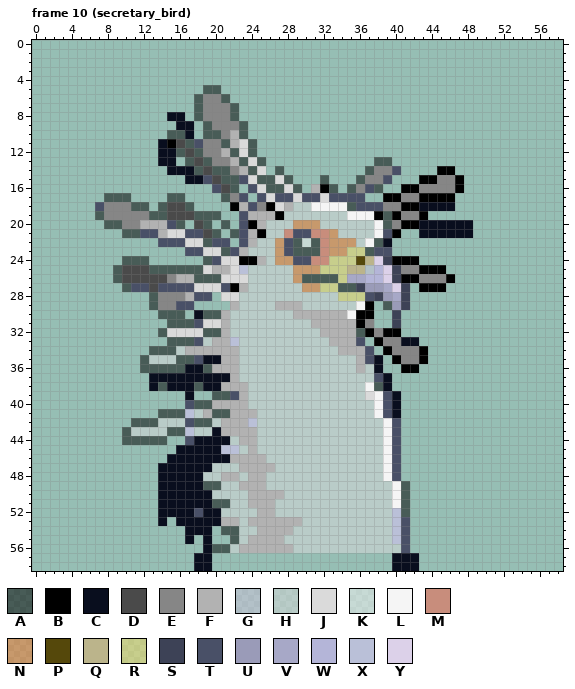
One commit to this pixel-art file: sprites/side-character/side_characters.ase. That is the earlier state.
59x59 pixels, 31 frames. Colours within 5 levels of each other are drawn and written as one. Shown: frame 10 (secretary_bird). The commit also changed other frames, which this record leaves out.
Visible layers, top first: "Layer 4", "Layer 3", "Layer 2", "Layer 8", "Layer 7", "Layer 6", "Eye", "Muzzle", "Base".
Palette (. is transparent): A #00000084  B #000000  C #090e1e  D #4a4a4a  E #868686  F #b2b2b2  G #cec4da84  H #dadada84  J #dadada  K #f4f4f484  L #f5f5f5  M #c88d7c  N #f4772984  P #55480b  Q #bbb48b  R #f4dc6684  S #3d4256  T #495067  U #9a9bb8  V #a7a8c7  W #b4b5d8  X #bac0d8  Y #dcd1e9
Pixels before, frame 10 (secretary_bird) (only the part around the change), first column x 0:
 0 ...........................................................
 1 ...........................................................
 2 ...........................................................
 3 ...........................................................
 4 ...........................................................
 5 ...................AA......................................
 6 ..................AEEA.....................................
 7 ..................AEEEA....................................
 8 ...............CC.AEEEA....................................
 9 ................CC.AEEEA...................................
10 ...............AAC.AAEFA...................................
11 ..............CBDATEEAFJA..................................
12 ..............CCADAEEFAJA..................................
13 ..............CC.ADAEEFAJA............AA...................
14 ...............CCCADAAEFAJ.A.........AEET....BB............
15 .................CCTDAATJAAJA...A...AEET...BBEEB...........
16 ....................TDA.TJAAJA.FBA.AETA..BBEEEEB...........
17 ........AAA....AA....AET.TJTTJTTJTTTT..BBEEBBBB............
18 .......TEEEAA.ADDA....BFTEBJFHHLLLLATTTEEBBCCCC............
19 .......AEEEEEAADDDAAA..TFFFBHHHHHHHLLLBABEEB...............
20 ........AAEEFFFTA.DA.A.TBFHHHNNNHHHHHHLAEBBCCCCCC..........
21 ..........AATTFJJTTDA.ATFBHHMTTMMNHHHHLTB..CCCCCC..........
22 ..............TTTJJATT.TFHHNTAKAMNNNHLAC...................
23 .................TTJJATFHHHNTAAAMNNRRATT...................
24 ..........AAA......ATJJBBFHNNTTMMRRRPQYSBBB................
25 .........ADDDAAAAAAJFFJXHHHHHNNNRRRQQGWYSEEBBB.............
26 .........ADDDDDEFFAAAJJJHHHHHNAAAARVVWWYSBBEEEB............
27 ..........ATTDTTTTJJJTBFHHHHHHNNRRAASUUVYS.BBB.............
28 .............AEEEFTT.JJHHHHHHHHHHHRRRTSUVS.................
29 .............AEETT....FHHHHFFFHHHHHHLB.AUS.................
30 ..............AAA.CAAFHHHHHHHFFFFFFLBB..S..................
31 ...............AAATJJFHHHHHHHHHFFFFFBE..S..................
32 ..............AJJJJAAFHHHHHHHHHHFFFFABEBB..................
33 ...............AAATHFFXHHHHHHHHHHFFFT.BEECC................
34 .............AAAHFFFFFFHHHHHHHHHHHFFFT.BEEEB...............
35 ............AHHHAATCCFFHHHHHHHHHHHHHFTC.BEEB...............
36 ............AAAAACCAFFFHHHHHHHHHHHHHFHC..BB................
37 .............CCCCCCCCCFHHHHHHHHHHHHHHHTC...................
38 .............CACCCACCFFFHHHHHHHHHHHHHLAC...................
39 .................C..AATFHHHHHHHHHHHHHJLTC..................
40 .................TAAFFFFHHHHHHHHHHHHHHLTC..................
41 ..............AAAXHFAAFFFHHHHHHHHHHHHHLTC..................
42 ...........AAAHHHTAAHFFFXHHHHHHHHHHHHHHLT..................
43 ..........AHHHHAAXHHCFFFFHHHHHHHHHHHHHHLT..................
44 ..........AAAAA..TCCCCHFFHHHHHHHHHHHHHHLT..................
45 ................CCCCCXXHFHHHHHHHHHHHHHHLT..................
46 ...............CCCCCCCFFFFHHHHHHHHHHHHHLT..................
47 ..............CCCCCCHHHFFFFHHHHHHHHHHHHLT..................
48 ..............CCCCCHHFFHFFHHHHHHHHHHHHHLT..................
49 ..............CCCCCAAHHFFFHHHHHHHHHHHHHHLA.................
50 ..............CCCCCCHHHHFFFFHHHHHHHHHHHHLA.................
51 ..............CCCCCCAAHHFFFHHHHHHHHHHHHHLA.................
52 ..............CCCCTCCHHHHFFHHHHHHHHHHHHHXA.................
53 ..............C.CCCCCFFHFFFFFFHHHHHHHHHHXT.................
54 .................CCC.AAHHFFFFHHHHHHHHHHHXT.................
55 .................C.C..AHFFFFHHHHHHHHHHHHXT.................
56 ...................CAAHFFFFFFHHHHHHHHHHHHT.................
57 ..................CC....................CCC................
58 ..................CC....................CCC................
After:
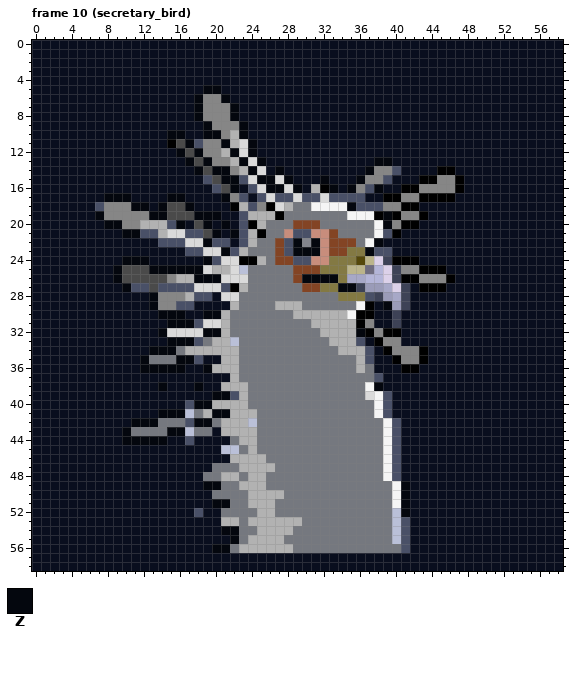
Colours new in this view: Z #04070e
Diff:
layer "Stick" now shown
colour G: #cec4da84 -> #6f6c7f
colour H: #dadada84 -> #75787f
colour K: #f4f4f484 -> #83858d
colour N: #f4772984 -> #834424
colour R: #f4dc6684 -> #837943
Frame 10 (secretary_bird), layer "Stick":
y 0..4: x 0..58 ........................................................... -> CCCCCCCCCCCCCCCCCCCCCCCCCCCCCCCCCCCCCCCCCCCCCCCCCCCCCCCCCCC
y 5: x 0..58 ...................AA...................................... -> CCCCCCCCCCCCCCCCCCCZZCCCCCCCCCCCCCCCCCCCCCCCCCCCCCCCCCCCCCC
y 6: x 0..18 ..................A -> CCCCCCCCCCCCCCCCCCZ; x 21..58 A..................................... -> ZCCCCCCCCCCCCCCCCCCCCCCCCCCCCCCCCCCCCC
y 7: x 0..18 ..................A -> CCCCCCCCCCCCCCCCCCZ; x 22..58 A.................................... -> ZCCCCCCCCCCCCCCCCCCCCCCCCCCCCCCCCCCCC
y 8: x 0..14 ............... -> CCCCCCCCCCCCCCC; x 17..18 .A -> CZ; x 22..58 A.................................... -> ZCCCCCCCCCCCCCCCCCCCCCCCCCCCCCCCCCCCC
y 9: x 0..15 ................ -> CCCCCCCCCCCCCCCC; x 18..19 .A -> CZ; x 23..58 A................................... -> ZCCCCCCCCCCCCCCCCCCCCCCCCCCCCCCCCCCC
y 10: x 0..16 ...............AA -> CCCCCCCCCCCCCCCZZ; x 18..20 .AA -> CZZ; x 23..58 A................................... -> ZCCCCCCCCCCCCCCCCCCCCCCCCCCCCCCCCCCC
y 11: x 0..13 .............. -> CCCCCCCCCCCCCC; x 17 A -> Z; x 21 A -> Z; x 24..58 A.................................. -> ZCCCCCCCCCCCCCCCCCCCCCCCCCCCCCCCCCC
y 12: x 0..13 .............. -> CCCCCCCCCCCCCC; x 16 A -> Z; x 18 A -> Z; x 22 A -> Z; x 24..58 A.................................. -> ZCCCCCCCCCCCCCCCCCCCCCCCCCCCCCCCCCC
y 13: x 0..13 .............. -> CCCCCCCCCCCCCC; x 16..17 .A -> CZ; x 19 A -> Z; x 23 A -> Z; x 25..58 A............AA................... -> ZCCCCCCCCCCCCZZCCCCCCCCCCCCCCCCCCC
y 14: x 0..14 ............... -> CCCCCCCCCCCCCCC; x 18 A -> Z; x 20..21 AA -> ZZ; x 24 A -> Z; x 26..37 .A.........A -> CZCCCCCCCCCZ; x 41..44 .... -> CCCC; x 47..58 ............ -> CCCCCCCCCCCC
y 15: x 0..16 ................. -> CCCCCCCCCCCCCCCCC; x 21..22 AA -> ZZ; x 25..26 AA -> ZZ; x 28..36 A...A...A -> ZCCCZCCCZ; x 40..42 ... -> CCC; x 48..58 ........... -> CCCCCCCCCCC
y 16: x 0..19 .................... -> CCCCCCCCCCCCCCCCCCCC; x 22..23 A. -> ZC; x 26..27 AA -> ZZ; x 29..30 A. -> ZC; x 33..35 A.A -> ZCZ; x 38..40 A.. -> ZCC; x 48..58 ........... -> CCCCCCCCCCC
y 17: x 0..21 ........AAA....AA....A -> CCCCCCCCZZZCCCCZZCCCCZ; x 24 . -> C; x 37..38 .. -> CC; x 47..58 ............ -> CCCCCCCCCCCC
y 18: x 0..6 ....... -> CCCCCCC; x 11..14 AA.A -> ZZCZ; x 17..21 A.... -> ZCCCC; x 35 A -> Z; x 47..58 ............ -> CCCCCCCCCCCC
y 19: x 0..7 .......A -> CCCCCCCZ; x 13..14 AA -> ZZ; x 18..22 AAA.. -> ZZZCC; x 39 A -> Z; x 44..58 ............... -> CCCCCCCCCCCCCCC
y 20: x 0..9 ........AA -> CCCCCCCCZZ; x 16..17 A. -> ZC; x 19..22 A.A. -> ZCZC; x 39 A -> Z; x 49..58 .......... -> CCCCCCCCCC
y 21: x 0..11 ..........AA -> CCCCCCCCCCZZ; x 20..22 A.A -> ZCZ; x 41..42 .. -> CC; x 49..58 .......... -> CCCCCCCCCC
y 22: x 0..13 .............. -> CCCCCCCCCCCCCC; x 19 A -> Z; x 22 . -> C; x 29 A -> Z; x 31 A -> Z; x 38 A -> Z; x 40..58 ................... -> CCCCCCCCCCCCCCCCCCC
y 23: x 0..16 ................. -> CCCCCCCCCCCCCCCCC; x 21 A -> Z; x 29..31 AAA -> ZZZ; x 37 A -> Z; x 40..58 ................... -> CCCCCCCCCCCCCCCCCCC
y 24: x 0..19 ..........AAA......A -> CCCCCCCCCCZZZCCCCCCZ; x 43..58 ................ -> CCCCCCCCCCCCCCCC
y 25: x 0..9 .........A -> CCCCCCCCCZ; x 13..18 AAAAAA -> ZZZZZZ; x 46..58 ............. -> CCCCCCCCCCCCC
y 26: x 0..9 .........A -> CCCCCCCCCZ; x 18..20 AAA -> ZZZ; x 30..33 AAAA -> ZZZZ; x 47..58 ............ -> CCCCCCCCCCCC
y 27: x 0..10 ..........A -> CCCCCCCCCCZ; x 34..35 AA -> ZZ; x 42 . -> C; x 46..58 ............. -> CCCCCCCCCCCCC
y 28: x 0..13 .............A -> CCCCCCCCCCCCCZ; x 20 . -> C; x 42..58 ................. -> CCCCCCCCCCCCCCCCC
y 29: x 0..13 .............A -> CCCCCCCCCCCCCZ; x 18..21 .... -> CCCC; x 38..39 .A -> CZ; x 42..58 ................. -> CCCCCCCCCCCCCCCCC
y 30: x 0..17 ..............AAA. -> CCCCCCCCCCCCCCZZZC; x 19..20 AA -> ZZ; x 38..39 .. -> CC; x 41..58 .................. -> CCCCCCCCCCCCCCCCCC
y 31: x 0..17 ...............AAA -> CCCCCCCCCCCCCCCZZZ; x 38..39 .. -> CC; x 41..58 .................. -> CCCCCCCCCCCCCCCCCC
y 32: x 0..14 ..............A -> CCCCCCCCCCCCCCZ; x 19..20 AA -> ZZ; x 36 A -> Z; x 41..58 .................. -> CCCCCCCCCCCCCCCCCC
y 33: x 0..17 ...............AAA -> CCCCCCCCCCCCCCCZZZ; x 37 . -> C; x 43..58 ................ -> CCCCCCCCCCCCCCCC
y 34: x 0..15 .............AAA -> CCCCCCCCCCCCCZZZ; x 38 . -> C; x 44..58 ............... -> CCCCCCCCCCCCCCC
y 35: x 0..12 ............A -> CCCCCCCCCCCCZ; x 16..17 AA -> ZZ; x 39 . -> C; x 44..58 ............... -> CCCCCCCCCCCCCCC
y 36: x 0..16 ............AAAAA -> CCCCCCCCCCCCZZZZZ; x 19 A -> Z; x 39..40 .. -> CC; x 43..58 ................ -> CCCCCCCCCCCCCCCC
y 37: x 0..12 ............. -> CCCCCCCCCCCCC; x 40..58 ................... -> CCCCCCCCCCCCCCCCCCC
y 38: x 0..12 ............. -> CCCCCCCCCCCCC; x 14 A -> Z; x 18 A -> Z; x 38 A -> Z; x 40..58 ................... -> CCCCCCCCCCCCCCCCCCC
y 39: x 0..16 ................. -> CCCCCCCCCCCCCCCCC; x 18..21 ..AA -> CCZZ; x 41..58 .................. -> CCCCCCCCCCCCCCCCCC
y 40: x 0..16 ................. -> CCCCCCCCCCCCCCCCC; x 18..19 AA -> ZZ; x 41..58 .................. -> CCCCCCCCCCCCCCCCCC
y 41: x 0..16 ..............AAA -> CCCCCCCCCCCCCCZZZ; x 20..21 AA -> ZZ; x 41..58 .................. -> CCCCCCCCCCCCCCCCCC
y 42: x 0..13 ...........AAA -> CCCCCCCCCCCZZZ; x 18..19 AA -> ZZ; x 41..58 .................. -> CCCCCCCCCCCCCCCCCC
y 43: x 0..10 ..........A -> CCCCCCCCCCZ; x 15..16 AA -> ZZ; x 41..58 .................. -> CCCCCCCCCCCCCCCCCC
y 44: x 0..16 ..........AAAAA.. -> CCCCCCCCCCZZZZZCC; x 41..58 .................. -> CCCCCCCCCCCCCCCCCC
y 45: x 0..15 ................ -> CCCCCCCCCCCCCCCC; x 41..58 .................. -> CCCCCCCCCCCCCCCCCC
y 46: x 0..14 ............... -> CCCCCCCCCCCCCCC; x 41..58 .................. -> CCCCCCCCCCCCCCCCCC
y 47..48: x 0..13 .............. -> CCCCCCCCCCCCCC; x 41..58 .................. -> CCCCCCCCCCCCCCCCCC
y 49: x 0..13 .............. -> CCCCCCCCCCCCCC; x 19..20 AA -> ZZ; x 41..58 A................. -> ZCCCCCCCCCCCCCCCCC
y 50: x 0..13 .............. -> CCCCCCCCCCCCCC; x 41..58 A................. -> ZCCCCCCCCCCCCCCCCC
y 51: x 0..13 .............. -> CCCCCCCCCCCCCC; x 20..21 AA -> ZZ; x 41..58 A................. -> ZCCCCCCCCCCCCCCCCC
y 52: x 0..13 .............. -> CCCCCCCCCCCCCC; x 41..58 A................. -> ZCCCCCCCCCCCCCCCCC
y 53: x 0..13 .............. -> CCCCCCCCCCCCCC; x 15 . -> C; x 42..58 ................. -> CCCCCCCCCCCCCCCCC
y 54: x 0..16 ................. -> CCCCCCCCCCCCCCCCC; x 20..22 .AA -> CZZ; x 42..58 ................. -> CCCCCCCCCCCCCCCCC
y 55: x 0..16 ................. -> CCCCCCCCCCCCCCCCC; x 18 . -> C; x 20..22 ..A -> CCZ; x 42..58 ................. -> CCCCCCCCCCCCCCCCC
y 56: x 0..18 ................... -> CCCCCCCCCCCCCCCCCCC; x 20..21 AA -> ZZ; x 42..58 ................. -> CCCCCCCCCCCCCCCCC
y 57..58: x 0..17 .................. -> CCCCCCCCCCCCCCCCCC; x 20..39 .................... -> CCCCCCCCCCCCCCCCCCCC; x 43..58 ................ -> CCCCCCCCCCCCCCCC
